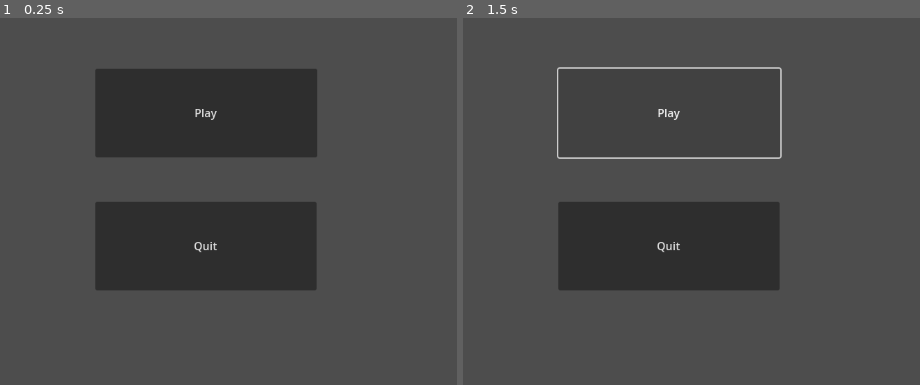
Above: before the commit, frames 1-2 (left to right).
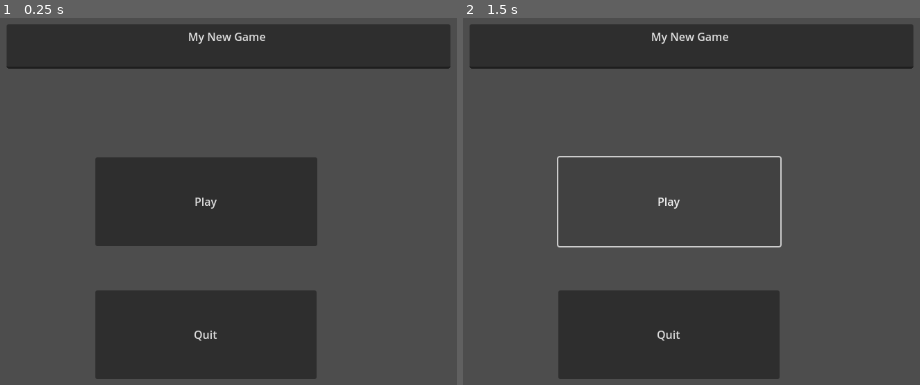
Above: after the commit, the same moments.

Repository: VishalRashmika/first-godot-platformer
Game: Godot game, scene res://main.tscn
Same seed, same stepped clock (60 frames per second), same inputs: the game is played once before the commit and once after it.
Inputs:
- Up to frame 1 (0.25 s): no input
- Up to frame 2 (1.5 s): click "Play" at 0.5 s; click "Play" at 1.25 s

The runs differ from the first frame. In frame 1, 46% of the frame differs, in the area x 1-99%, y 1-99%; in frame 2, 30%.

Commit message:
minor updates

Diff:
--- a/main.tscn
+++ b/main.tscn
@@ -4,14 +4,22 @@
 
 [node name="Play" type="Button" parent="."]
 offset_left = 384.0
-offset_top = 128.0
+offset_top = 256.0
 offset_right = 704.0
-offset_bottom = 256.0
+offset_bottom = 384.0
 text = "Play"
 
 [node name="Quit" type="Button" parent="."]
 offset_left = 384.0
-offset_top = 320.0
+offset_top = 448.0
 offset_right = 703.0
-offset_bottom = 448.0
+offset_bottom = 576.0
 text = "Quit"
+
+[node name="TextEdit" type="TextEdit" parent="."]
+offset_left = 256.0
+offset_top = 64.0
+offset_right = 896.0
+offset_bottom = 128.0
+text = "                                                              My New Game"
+placeholder_text = "This IS Place Holder Text"
